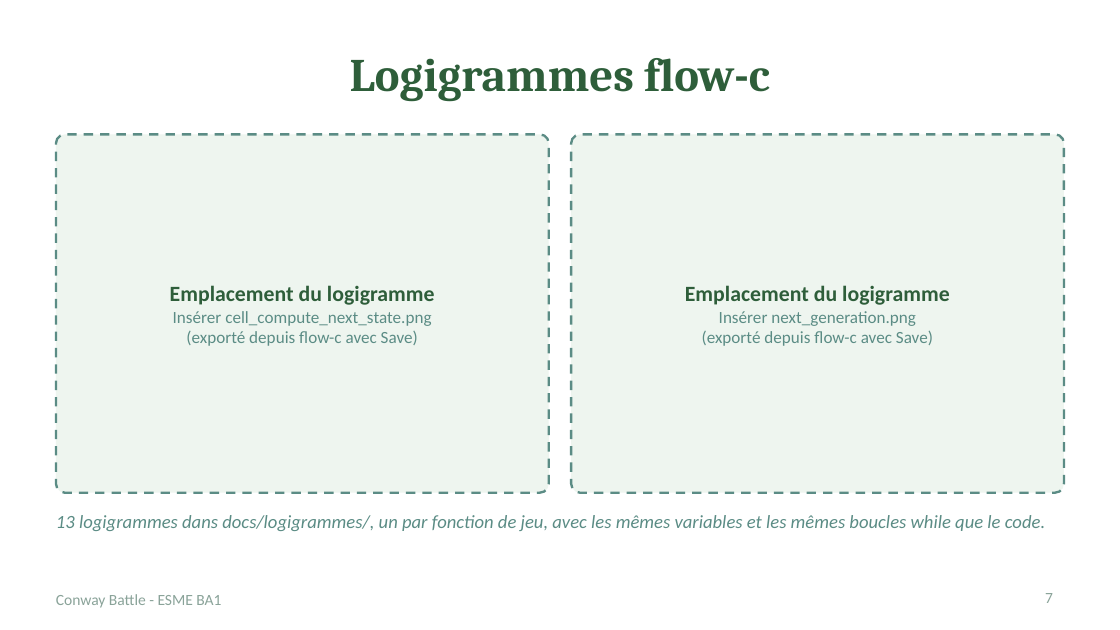
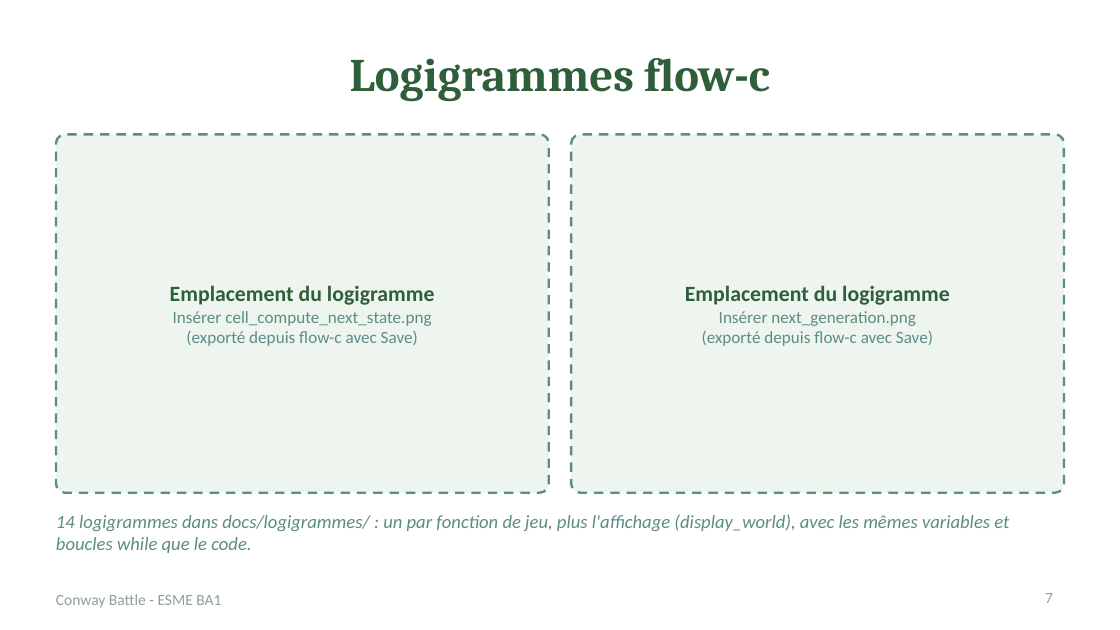
Before and after one commit to cyprien64/atelier5-jeu-de-la-vie, a slide deck: slide 7 of docs/conway_battle.pptx. Drawn at 1120x630 pixels with LibreOffice and Linux fonts; fonts in the diff are those of the drawing. Boxes give left, top, right and bottom in pixels: in the first picture for what was removed or moved away, otherwise in the second. Text is boxed around its words. In the diff, an @@ line names an element or a change of style, - is before the commit and + after.

Commit message:
Atelier 5 : états true/false et logigramme d'affichage

```diff
--- a/docs/conway_battle.pptx
+++ b/docs/conway_battle.pptx
@@ text at (56, 514, 1009, 553): text changed @@
-13 logigrammes dans docs/logigrammes/, un par fonction de jeu, avec les mêmes variables et les mêmes boucles while que le code.
+14 logigrammes dans docs/logigrammes/ : un par fonction de jeu, plus l'affichage (display_world), avec les mêmes variables et boucles while que le code.
```
Also in this commit, not shown: 1 other slide changed, 15 other files.
